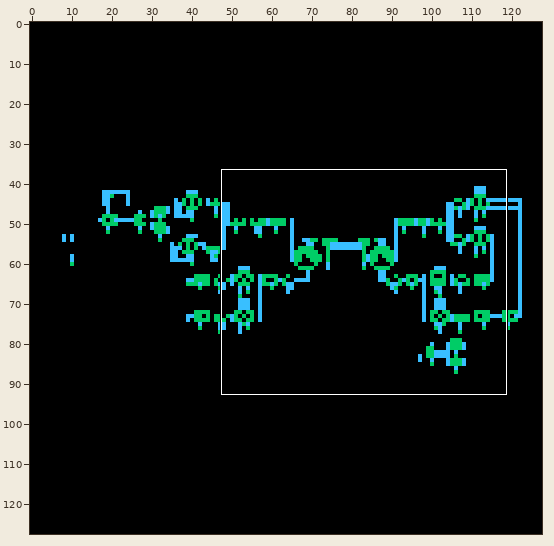
Two states of a sprite sheet, system_testbench_1/schematic/thumbnail_128x128.png. Above: a wide view before the commit, with the close-up outlined.
Close-up. Before the commit:
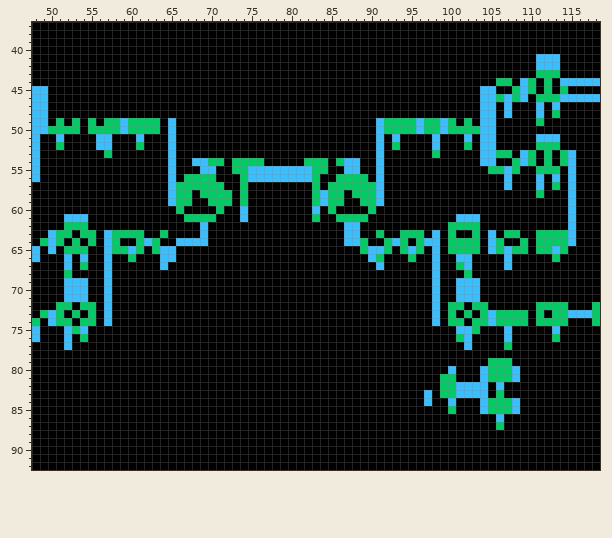
The file is 128x128 pixels. Shown: x 48..118, y 37..92. The commit also changed other parts of the picture, which this record leaves out.
After:
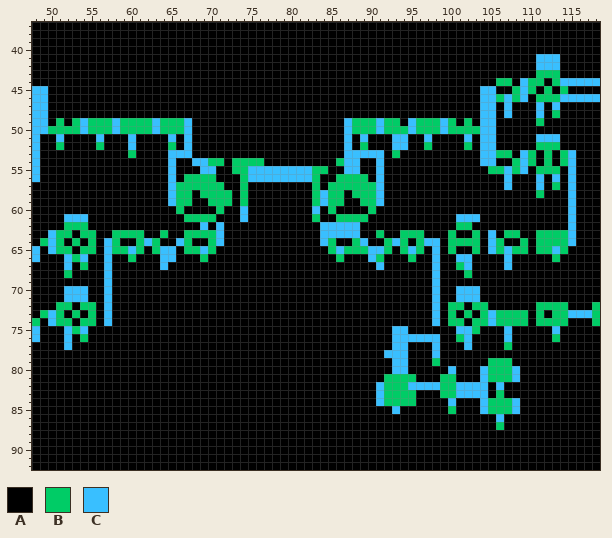
Palette (. is transparent): A #000000  B #00cc66  C #39bfff
Changes in this commit:
@@ x 109..115 @@
 43 AABBBAA
-44 CBABACC
+44 CBBABCC
 45 CBABABA
@@ x 48..118 @@
 48 CCAAAAAAAAAAAAAAAAAAAAAAAAAAAAAAAAAAAAAAAAAAAAAAAAAAAAAACCACAAACABAAAAA
-49 CCABABABABBCBBBBACAAAAAAAAAAAAAAAAAAAAAAAAACBBBBCBBCBABACCAAAAABAAAAAAA
-50 CCBBBBABBBBCBBBBACAAAAAAAAAAAAAAAAAAAAAAAAACBBBBCBBCBBBBCCAAAAAAAAAAAAA
-51 CAACAAAACCAAACAAACAAAAAAAAAAAAAAAAAAAAAAAAACACAAAACAAACACCAAAAACCCAAAAA
-52 CAABAAAACCAAABAAACAAAAAAAAAAAAAAAAAAAAAAAAACABAAAACAAABACCAAAAABBBAAAAA
-53 CAAAAAAAABAAAAAAACAAAAAAAAAAAAAAAAAAAAAAAAACAAAAAABAAAAACCBBACBABABCAAA
-54 CAAAAAAAAAAAAAAAACAACCBBABBBBAAAAABBBABCCAACAAAAAAAAAAAACCAABCBABABCAAA
-55 CAAAAAAAAAAAAAAAACAAACCAABBCCCCCCCCBBAACCAACAAAAAAAAAAAAABBCBAABBBACAAA
+49 CCABABCBBBCBBBBCBBBCAAAAAAAAAAAAAAAAAAACBBBCBBACBBBCBABACCAAAAABAAAAAAA
+50 CCBBBBCBBBCBBBBCBBBCAAAAAAAAAAAAAAAAAAACBBBCBBBCBBBCBBBBCCAAAAAAAAAAAAA
+51 CAACAAAACAAACAAAACACAAAAAAAAAAAAAAAAAAACACAAACCAACAAAACACCAAAAACCCAAAAA
+52 CAABAAAABAAACAAAABACAAAAAAAAAAAAAAAAAAACABAAACCAABAAAABACCAAAAABBBAAAAA
+53 CAAAAAAAAAAABAAAACCCAAAAAAAAAAAAAAAAAAACCCCCABAAAAAAAAAACCBBACBABABCAAA
+54 CAAAAAAAAAAAAAAAACAACCBBABBBBAAAAAAAAABCCAACAAAAAAAAAAAACCAABCBABABCAAA
+55 CAAAAAAAAAAAAAAAACAAACCAABBCCCCCCCCBBAACCAACAAAAAAAAAAAAABBCBCABBBACAAA
 56 CAAAAAAAAAAAAAAAACABBBBAAABCCCCCCCCBAABBBBACAAAAAAAAAAAAAAACAAACACACAAA
@@ x 48..118 @@
 61 AAAACCCAAAAAAAAAAAABBBBAAACAAAAAAAABAABBBBAAAAAAAAAAACCCAAAAAAAAAAACAAA
-62 AAAABBBAAAAAAAAAAAAAACAAAAAAAAAAAAAAAAACCAAAAAAAAAAABBBBAAAAAAAAAAACAAA
-63 AACBBABBACBBBBAABAAAACAAAAAAAAAAAAAAAAACCAABAABBBACABAABACABBAABBBBCAAA
-64 ABCBABABACBAABCBAACCCCAAAAAAAAAAAAAAAAACCBAABCBABCCABBBBACBAABABBBBCAAA
-65 CACABBBAACBBCBABCCAAAAAAAAAAAAAAAAAAAAAAABCCBABCBACABBBBACBCBBABBCBAAAA
-66 CAAACACAACAABAAACCAAAAAAAAAAAAAAAAAAAAAAAACBAAABAACAACCAAAACAAAAABAAAAA
+62 AAAABBBAAAAAAAAAAAAAACACAAAAAAAAAAAACCCCCAAAAAAAAAAAABBAAAAAAAAAAAACAAA
+63 AACBBABBAABBBBAABAABBBBCAAAAAAAAAAAACCCCCAABAABBBAAABAABACABBAABBBBCAAA
+64 ABCBABABACBAABCBAACBAABCAAAAAAAAAAAACBAABCAABCBABCCABBBBACBAABABBBBCAAA
+65 CACBBABBACBBCBABCCABBCBAAAAAAAAAAAAAABCBBBCCBABCBACABAABACBCBBABBCBAAAA
+66 CAAACBCAACAABAAACCAAABAAAAAAAAAAAAAAAABAAACBAAABAACAACCAAAACAAAAABAAAAA
 67 AAAACABAACAAAAAACAAAAAAAAAAAAAAAAAAAAAAAAAACAAAAAACAABCAAAACAAAAAAAAAAA
 68 AAAABAAAACAAAAAAAAAAAAAAAAAAAAAAAAAAAAAAAAAAAAAAAACAAABAAAAAAAAAAAAAAAA
-69 AAAACCCAACAAAAAAAAAAAAAAAAAAAAAAAAAAAAAAAAAAAAAAAACAACCCAAAAAAAAAAAAAAA
+69 AAAAAAAAACAAAAAAAAAAAAAAAAAAAAAAAAAAAAAAAAAAAAAAAACAAAAAAAAAAAAAAAAAAAA
 70 AAAACCCAACAAAAAAAAAAAAAAAAAAAAAAAAAAAAAAAAAAAAAAAACAACCCAAAAAAAAAAAAAAA
@@ x 89..100 @@
 74 AAAAAAAAACAB
-75 AAAAAAAAAAAA
-76 AAAAAAAAAAAA
-77 AAAAAAAAAAAA
-78 AAAAAAAAAAAA
-79 AAAAAAAAAAAA
-80 AAAAAAAAAAAC
-81 AAAAAAAAAABB
-82 AAAAAAAAAABB
-83 AAAAAAAACABB
-84 AAAAAAAACAAC
-85 AAAAAAAAAAAB
+75 AAAACCAAAAAA
+76 AAAACCCCCCAA
+77 AAAACCAAACAA
+78 AAACCCAAACAA
+79 AAAACCAAABAA
+80 AAAACCAAAAAC
+81 AAABBBBAAABB
+82 AACBBBCCCCBB
+83 AACBBBBAAABB
+84 AACBBBBAAAAC
+85 AAAACAAAAAAB
 86 AAAAAAAAAAAA
